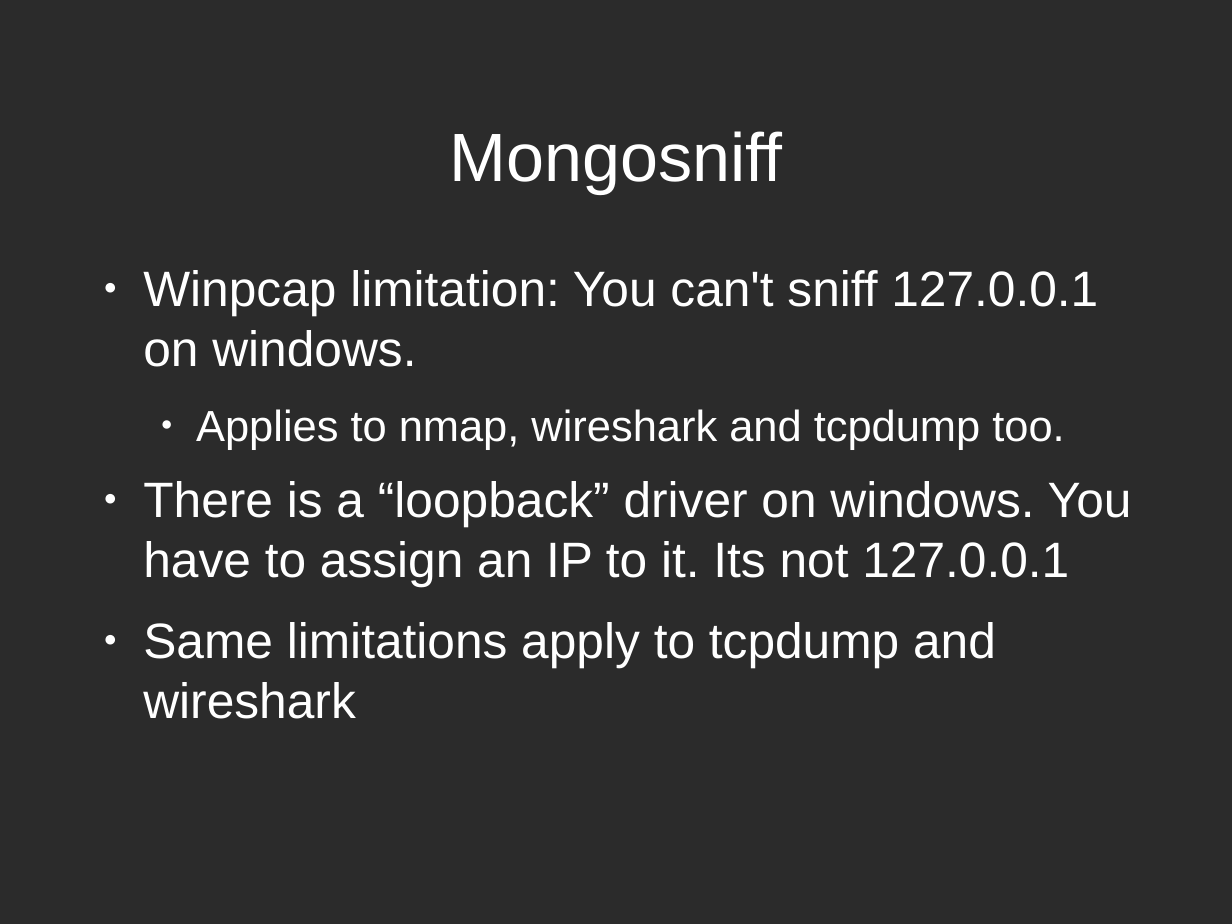
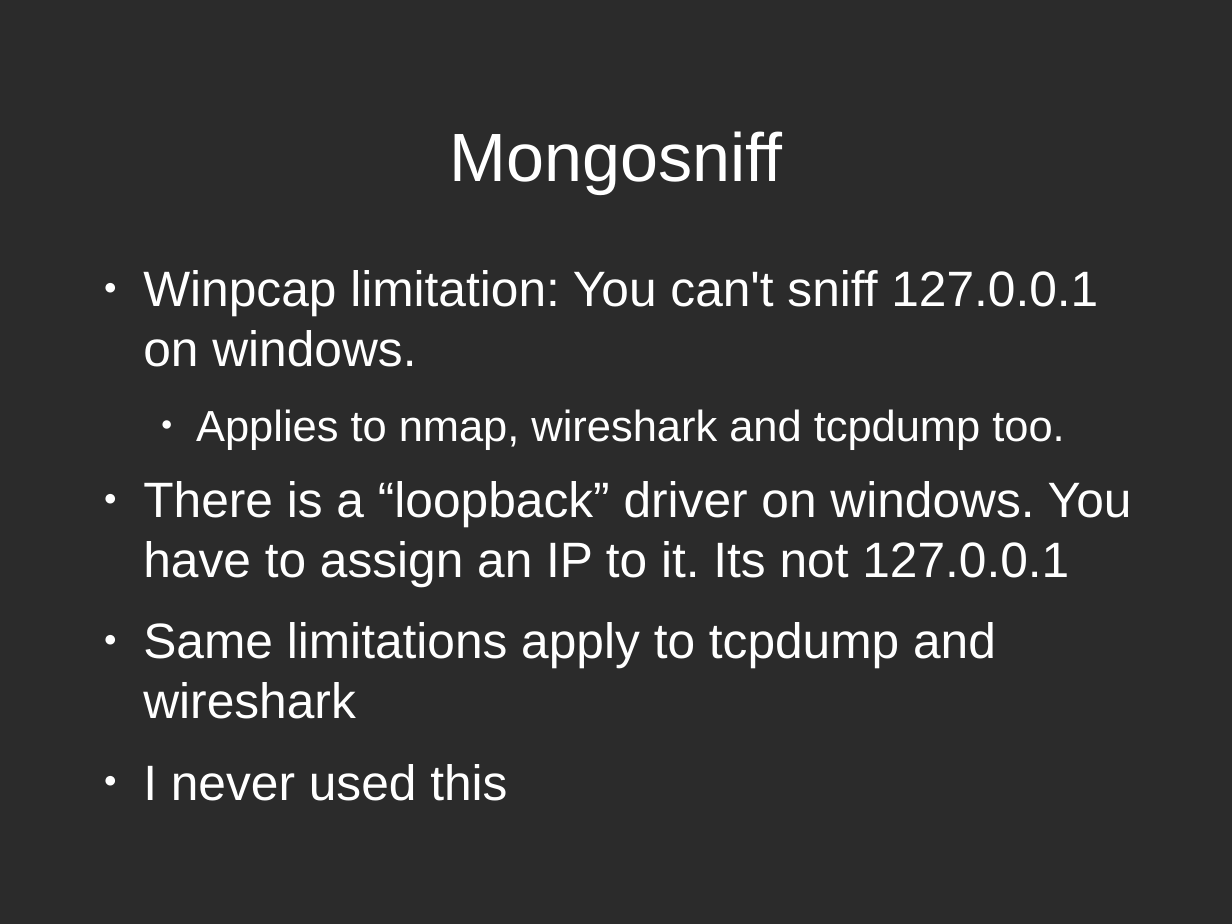
Before and after one commit to zippy1981/TalkMaterials, a slide deck: slide 23 of MongoMeetup/2010-July/Mongo Windows Administration for the Unix Programmer.odp. Drawn at 1232x924 pixels with LibreOffice and Linux fonts; fonts in the diff are those of the drawing; background and template pictures are left out; a plain dark background stands for a picture behind light text. Boxes give left, top, right and bottom in pixels: in the first picture for what was removed or moved away, otherwise in the second. Text is boxed around its words. In the diff, an @@ line names an element or a change of style, - is before the commit and + after.

```diff
--- a/MongoMeetup/2010-July/Mongo Windows Administration for the Unix Programmer.odp
+++ b/MongoMeetup/2010-July/Mongo Windows Administration for the Unix Programmer.odp
@@ text at bbox=[143, 764, 507, 801]: paragraph added @@
+● I never used this
```
Also in this commit, not shown: 3 other slides changed, 1 slide added, 5 other files.
